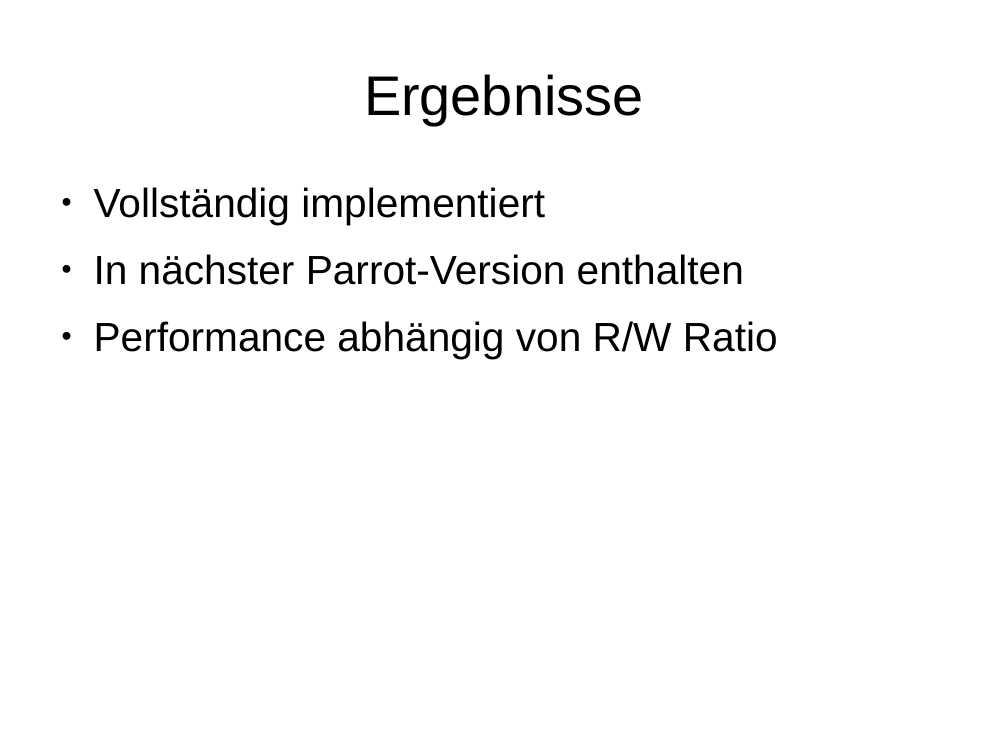
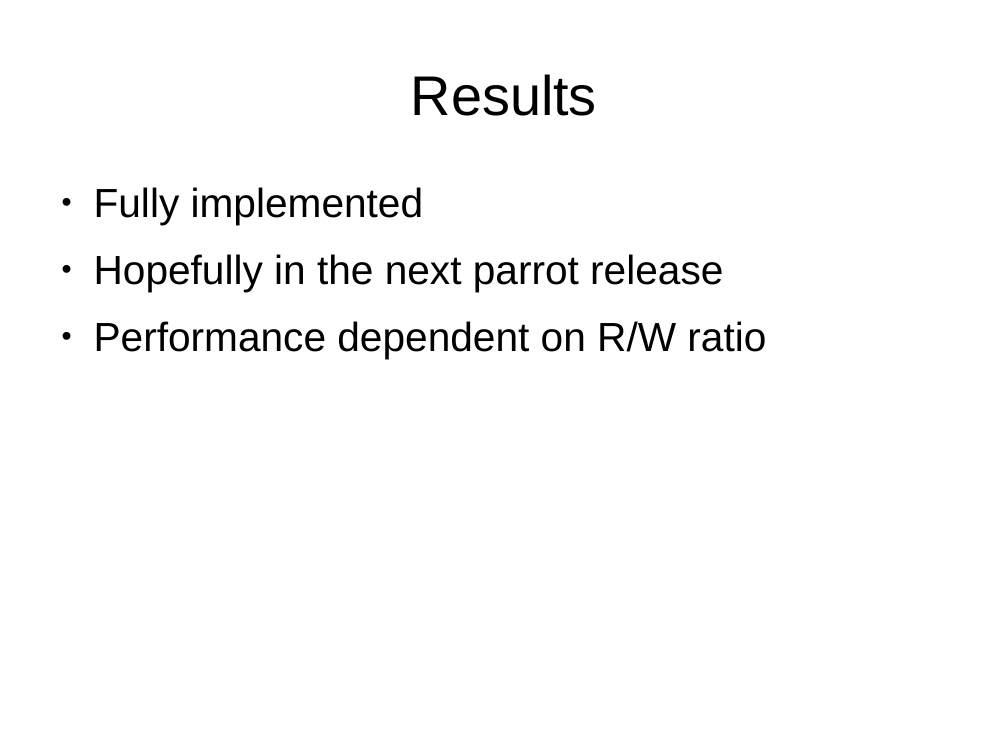
Before and after one commit to niner/talks, a slide deck: slide 14 of Threading in Parrot/Präsentation.odp (slide 13 before the commit). Drawn at 1008x756 pixels with LibreOffice and Linux fonts; fonts in the diff are those of the drawing. Boxes give left, top, right and bottom in pixels: in the first picture for what was removed or moved away, otherwise in the second. Text is boxed around its words. In the diff, an @@ line names an element or a change of style, - is before the commit and + after.

Commit message:
Final version of Threading in Parrot

```diff
--- a/Threading in Parrot/Präsentation.odp
+++ b/Threading in Parrot/Präsentation.odp
@@ title at (411, 74, 597, 116): text changed @@
-Ergebnisse
+Results
@@ text at (94, 187, 766, 358): text changed @@
-● Vollständig implementiert
-● In nächster Parrot-Version enthalten
-● Performance abhängig von R/W Ratio
+● Fully implemented
+● Hopefully in the next parrot release
+● Performance dependent on R/W ratio
```
Also in this commit, not shown: 6 other slides changed, 5 slides added, 3 slides removed, 3 other files.
